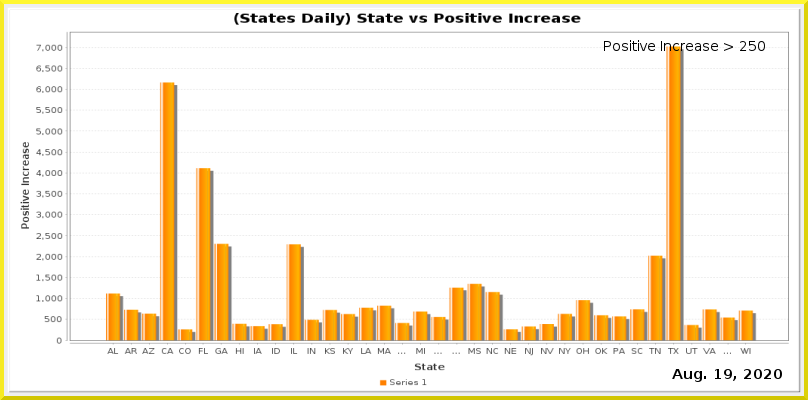
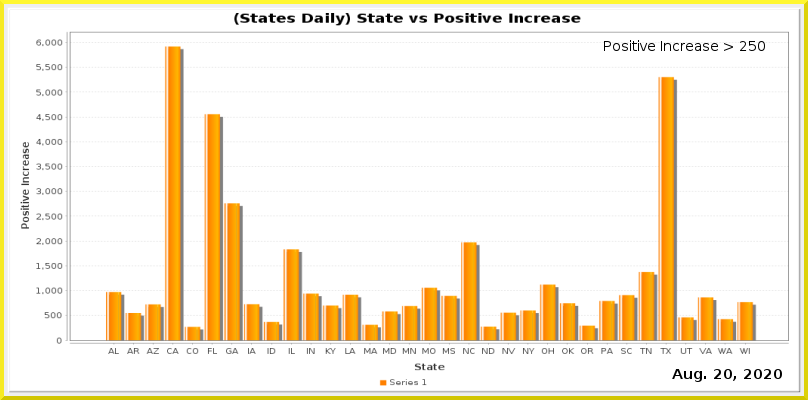
The second 808x400 image is a revision of the first. Changes to its layers:
painted on "Current Date" over [714, 369, 732, 379]
painted on "Date_vs_TestIncrease.png" over [36, 39, 789, 356]
